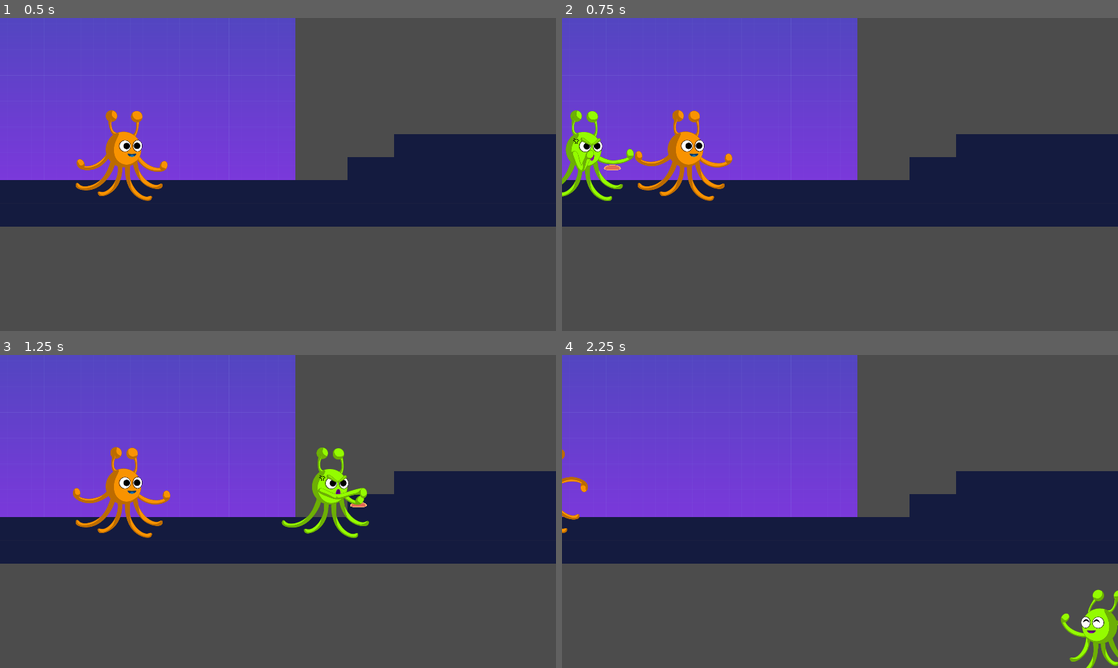
Above: before the commit, frames 1-4 (two rows, left to right).
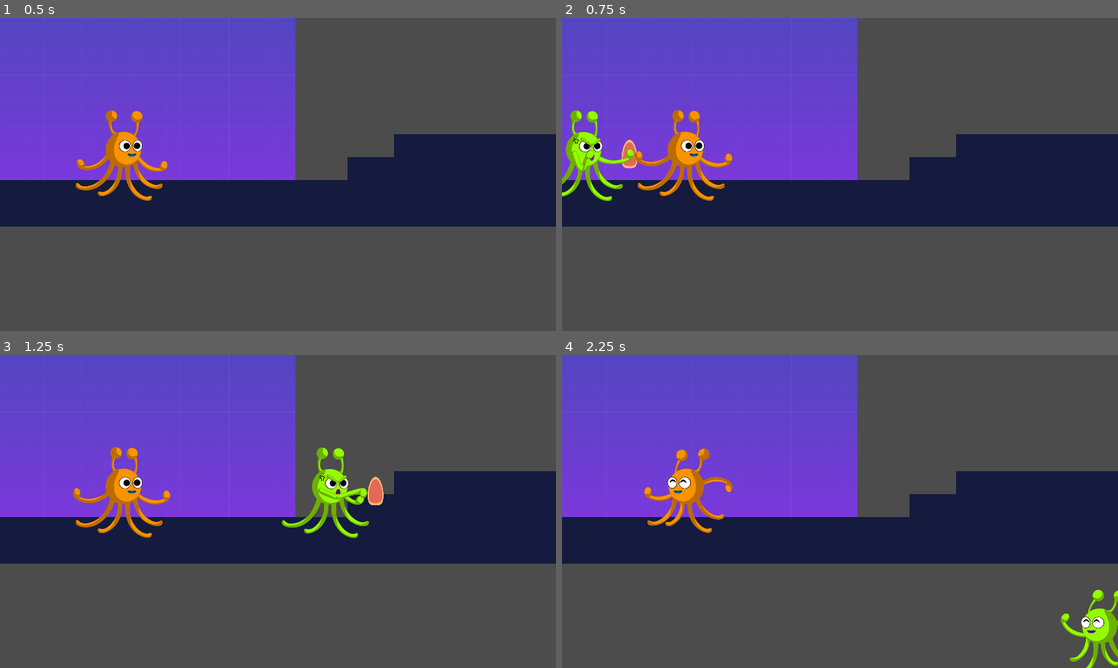
Above: after the commit, the same moments.

Repository: kigari94/IAS
Game: Godot game, scene res://src/Levels/Level01.tscn
Two runs of this game, one before a commit and one after it. Both use one fixed random seed, a clock stepped at 60 frames per second and the inputs below. This scene is started directly instead of the project's main scene.
Inputs:
- Up to frame 1 (0.5 s): no input
- Up to frame 2 (0.75 s): hold D (move_right) from 0.53 s (still down); hold Space (attack) from 0.53 s (still down)
- Up to frame 3 (1.25 s): keep holding D (move_right); keep holding Space (attack); tap W (jump) at 0.77 s
- Up to frame 4 (2.25 s): release Space (attack) at 1.28 s; tap Keypad Enter (attack_p2) at 1.35 s; tap W (jump) at 1.52 s; release D (move_right) at 2.03 s; hold A (move_left) from 2.03 s (still down); hold Left (move_left_p2) from 2.03 s (still down)

Frame 1 is identical in both runs. In frame 2, 0.2% of the frame differs, in the area x 7-14%, y 38-49%; in frame 3, 0.2%; in frame 4, 1.5%, in the area x 0-31%, y 29-57%.
Error in both runs: Attempt to call function 'get_position' in base 'null instance' on a null instance. (res://src/Actors/Player.gd:173)

Commit message:
fixed position of attack damaged area, enlarged damage area

Diff:
--- a/src/Actors/Player.tscn
+++ b/src/Actors/Player.tscn
@@ -155,7 +155,7 @@
 position = Vector2( -61, -46 )
 
 [node name="WeaponAnchorPoint" type="Node2D" parent="WeaponSpawnLocation"]
-position = Vector2( 160, 2 )
+position = Vector2( 219, -40 )
 
 [node name="AnimationPlayer" type="AnimationPlayer" parent="."]
 anims/Death_Animation = SubResource( 9 )
--- a/src/Objects/Weapon.tscn
+++ b/src/Objects/Weapon.tscn
@@ -13,6 +13,7 @@
 
 [node name="CollisionShape2D" type="CollisionShape2D" parent="."]
 rotation = 1.57079
+scale = Vector2( 5.21842, 0.94333 )
 shape = SubResource( 1 )
 
 [node name="Sprite" type="Sprite" parent="CollisionShape2D"]
